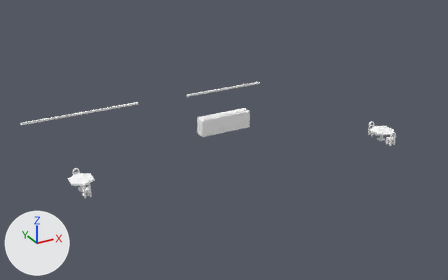
A saved change to the OBJ model Games/GuruttoWorld/Assets/Models/StreetJourney/Baked/Block-0-4.obj.
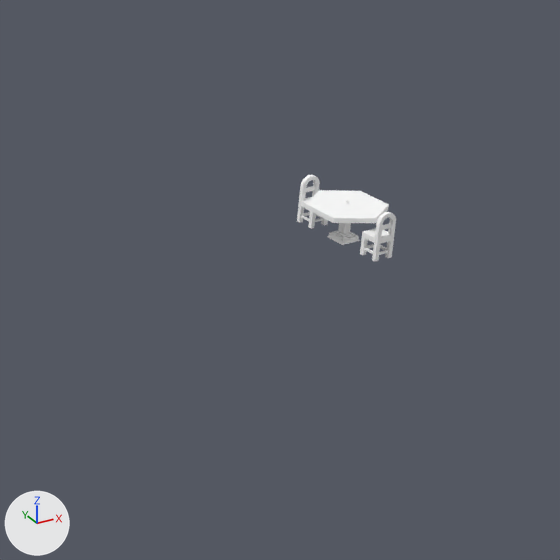
Old and new are each drawn whole from a camera (50 mm lens) standing at (-24.4, -8.6, 18.6) and looking at (-6.0, 24.8, 1.8) and again close up on the part from 63% to 99% of the width and 26% to 82% of the height. The lights are fixed; the arrows at lower left show +X, +Y and +Z. The older version's two pictures come first. Where no turn or scale is listed for an object, it has been applied to the vertices. Vertices at exactly the same position are counted once.

In view in the first close-up: 'Block-0-4'.
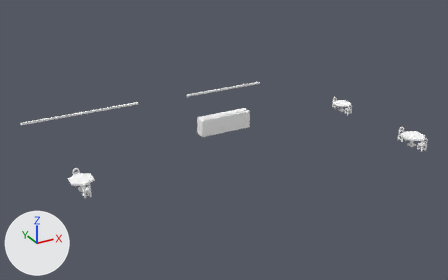
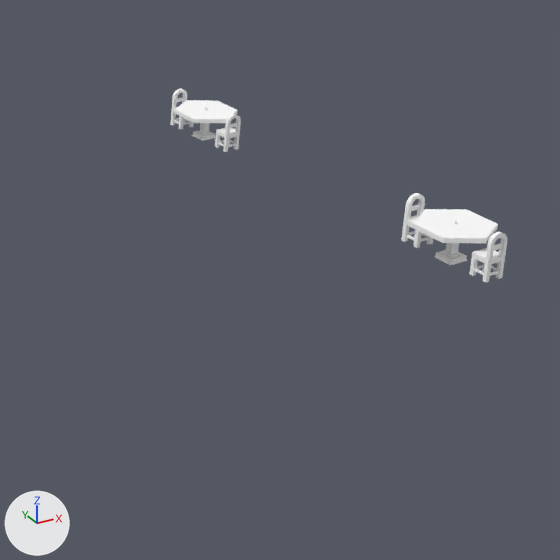
Boxes (x1, y1, x2, y2) around the edits, measured in the close-ups (560 x 560 px; the box of a moved part takes in the faces that stretch with it):
'Block-0-4', reshaped: before (297, 175, 396, 261); after (170, 89, 508, 282)
part 1 of me_block_0_4, added: after (174, 100, 238, 141)
part 2 of me_block_0_4, added: after (215, 114, 241, 152)
part 3 of me_block_0_4, added: after (170, 89, 194, 130)
part 4 of me_block_0_4, moved or reshaped: before (297, 175, 396, 261); after (401, 193, 508, 282)

Diff of the bpy script that builds the scene:
```diff
--- a/Games/GuruttoWorld/Assets/Models/StreetJourney/Baked/Block-0-4.obj.py
+++ b/Games/GuruttoWorld/Assets/Models/StreetJourney/Baked/Block-0-4.obj.py
@@ me_block_0_4 @@
 # used by ob_block_0_4; location = (0.0, 0.0, 0.0)
-me_block_0_4.from_pydata(...)  # 692 vertices, 1414 faces; spans x -18.0..6.1, y 20.8..30.0, z 0.0..3.9
+me_block_0_4.from_pydata(...)  # 1026 vertices, 2112 faces; spans x -18.0..7.3, y 19.0..30.0, z 0.0..3.9
+# me_block_0_4 part 1: the loose piece of 42 vertices spanning x 4.7..6.1, y 21.2..22.8, z 0.6..1.3 is copied, and the copy is scaled about its middle by 0.85, then moved by (1.2, 6.0, -0.1); it spans x 6.0..7.2, y 27.3..28.7, z 0.6..1.2
+# me_block_0_4 part 2: the loose piece of 130 vertices spanning x 5.2..5.6, y 20.8..21.3, z 0.6..1.6 is copied, and the copy is moved by (1.2, 6.2, -0.1); it spans x 6.4..6.8, y 27.0..27.4, z 0.6..1.4
+# me_block_0_4 part 3: the loose piece of 130 vertices spanning x 5.2..5.6, y 22.7..23.2, z 0.6..1.6 is copied, and the copy is moved by (1.2, 5.8, -0.1); it spans x 6.4..6.8, y 28.6..29.0, z 0.6..1.4
+# me_block_0_4 part 4: 334 vertices moved from x 4.7..6.1, y 20.8..23.2, z 0.6..1.6 to x 5.9..7.3, y 19.0..21.4, z 0.6..1.6
+# other edits to the shape of me_block_0_4 do not show in these pictures
 me_block_0_4.materials.append(mat_white)
```
